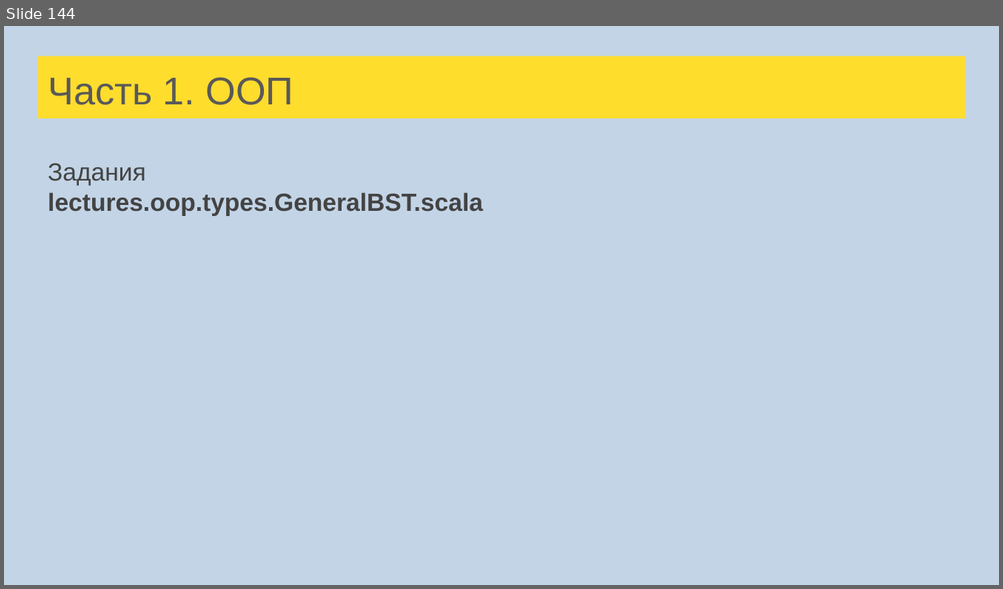
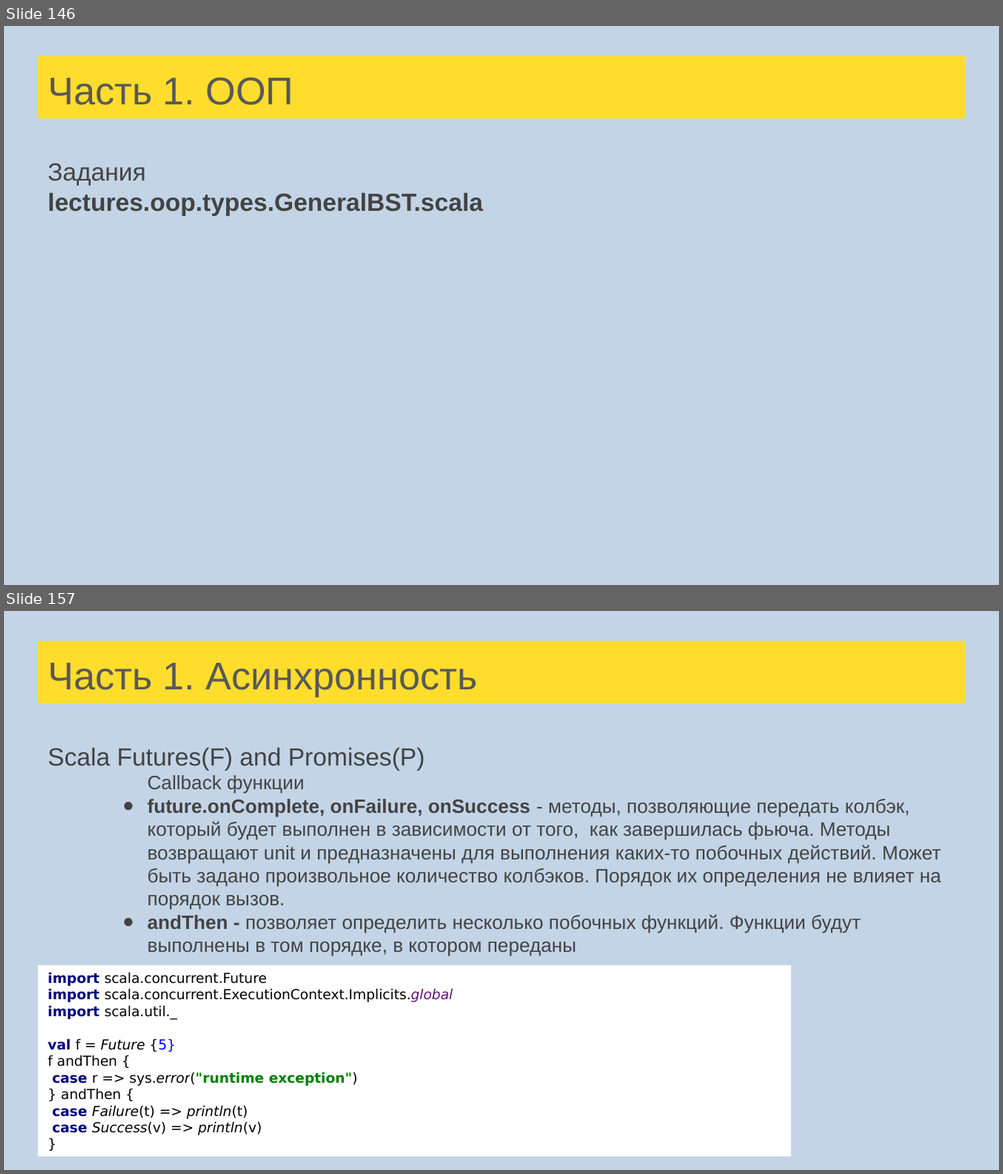
Before and after one commit to tralfamadore/ScalaLectures, a slide deck: src/main/resources/Лекции Scala для FinTech.pptx. Shown one above the other, each under a label of ours: slide 144 before the commit, slides 146 and 157 after it; the slides between them are not shown. The pictures are 1003x589 and 1003x1174 pixels, drawn with LibreOffice and Linux fonts; fonts in the diff are those of the drawing. Boxes give left, top, right and bottom in pixels: in the first picture for what was removed or moved away, otherwise in the second. Text is boxed around its words. In the diff, an @@ line names an element or a change of style, - is before the commit and + after.

Commit message:
Async Futures added

```diff
--- a/src/main/resources/Лекции Scala для FinTech.pptx
+++ b/src/main/resources/Лекции Scala для FinTech.pptx
@@ slide 157 added at (4,611,999,1170), background #C3D4E6 @@
@@ title added at (38,641,965,703), fill #FFDD2D, 28 pt, text #595959 @@
+Часть 1. Асинхронность
@@ text added at (48,747,941,957), 14 pt, text #434343 @@
+Scala Futures(F) and Promises(P)
+Callback функции
+● future.onComplete, onFailure, onSuccess - методы, позволяющие передать колбэк, который будет выполнен в зависимости от того, как завершилась фьюча. Методы возвращают unit и предназначены для выполнения каких-то побочных действий. Может быть задано произвольное количество колбэков. Порядок их определения не влияет на порядок вызов.
+● andThen - позволяет определить несколько побочных функций. Функции будут выполнены в том порядке, в котором переданы
@@ rectangle added at (38,965,791,1156), fill #FFFFFF, 10 pt, text #000000 @@
+import scala.concurrent.Future
+import scala.concurrent.ExecutionContext.Implicits.global
+import scala.util._
+val f = Future {5}
+f andThen {
+case r => sys.error("runtime exception")
+} andThen {
+case Failure(t) => println(t)
+case Success(v) => println(v)
+}
@@ what was slide 144 is now slide 146 @@
```
Also in this commit, not shown: 3 slides changed, 16 other slides added, 2 slides removed, 4 other files.
